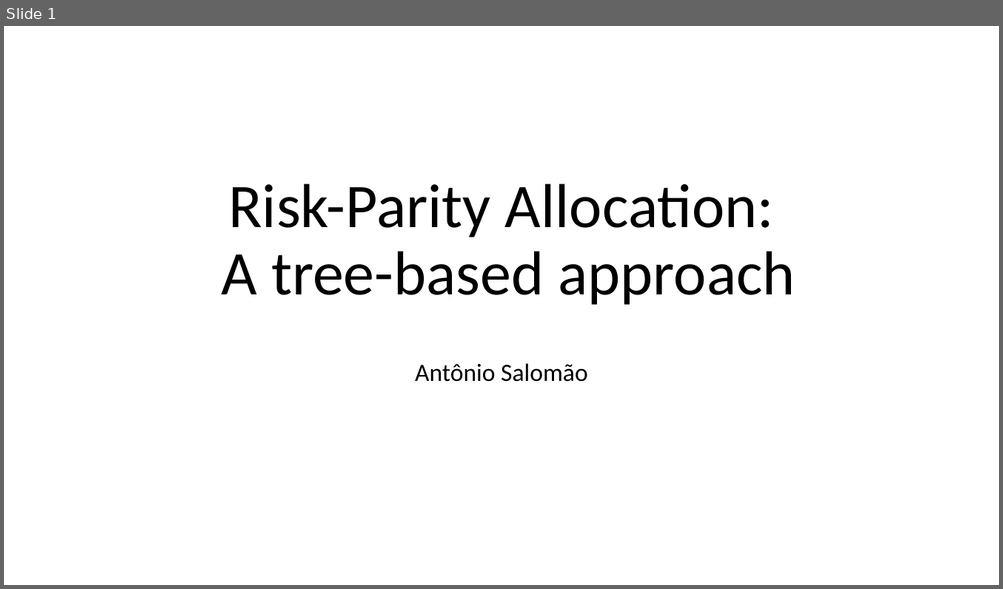
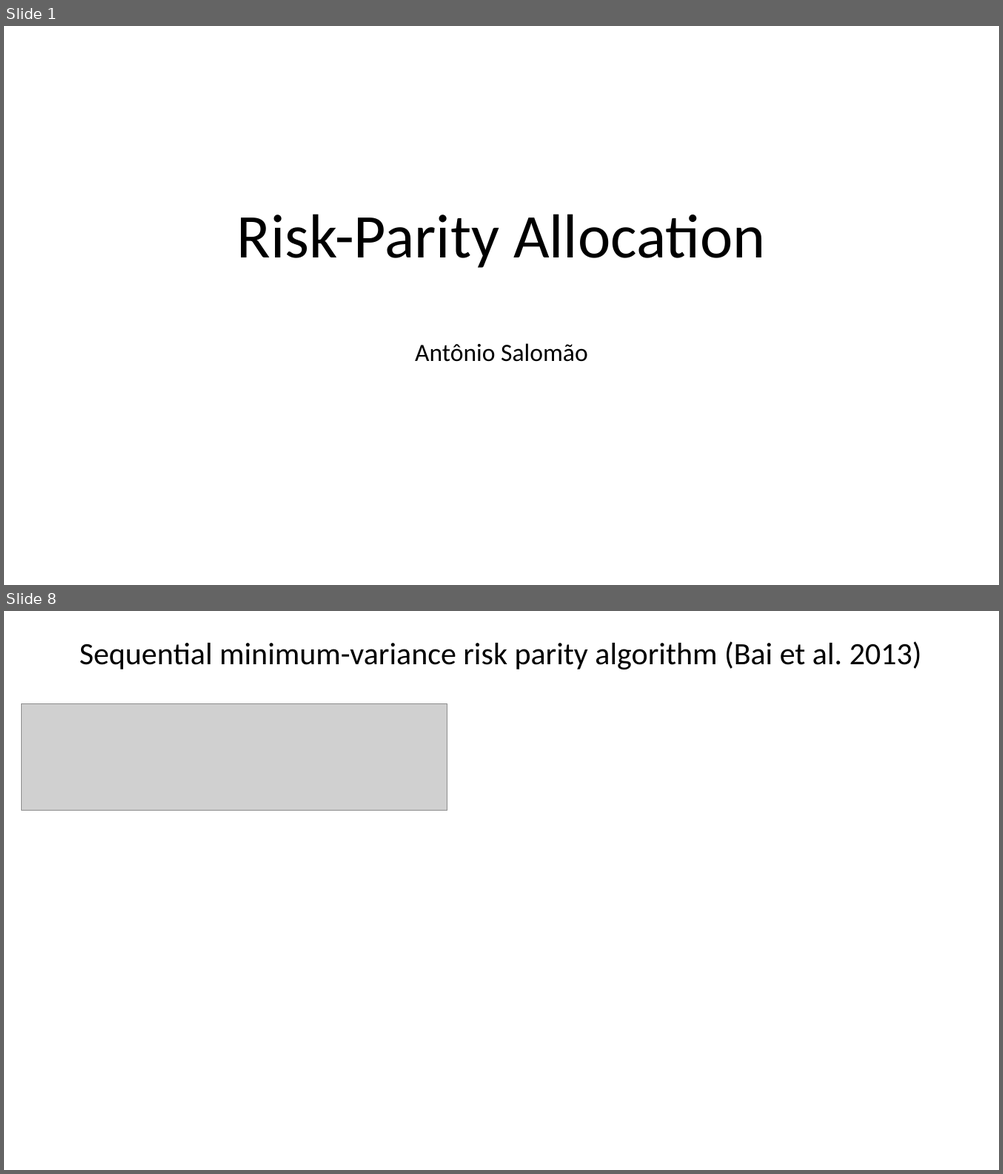
Before and after one commit to antoniosalomao/MPE_1, a slide deck: risk_parity_mpe_risco.pptx. Shown one above the other, each under a label of ours: slide 1 before the commit, slides 1 and 8 after it; the slides between them are not shown. The pictures are 1003x589 and 1003x1174 pixels, drawn with LibreOffice and Linux fonts; fonts in the diff are those of the drawing; grey boxes stand for pictures. Boxes give left, top, right and bottom in pixels: in the first picture for what was removed or moved away, otherwise in the second. Text is boxed around its words. In the diff, an @@ line names an element or a change of style, - is before the commit and + after.

```diff
--- a/risk_parity_mpe_risco.pptx
+++ b/risk_parity_mpe_risco.pptx
@@ slide 8 added at <box>4,611,999,1170</box>, background #FFFFFF @@
@@ title added at <box>79,641,922,670</box>, 30 pt, text #000000 @@
+Sequential minimum-variance risk parity algorithm (Bai et al. 2013)
@@ picture added at <box>22,704,448,811</box> @@
@@ slide 1 changed as well @@
@@ title at <box>237,214,765,268</box>: text changed @@
-Risk-Parity Allocation:
-A tree-based approach
+Risk-Parity Allocation
@@ subtitle "Antônio Salomão": place and size @@
-subtitle "Antônio Salomão" at <box>415,363,588,382</box>
+subtitle "Antônio Salomão" at <box>415,343,588,362</box>
```
Also in this commit, not shown: 1 other slide changed, 6 other slides added, 8 slides removed.
